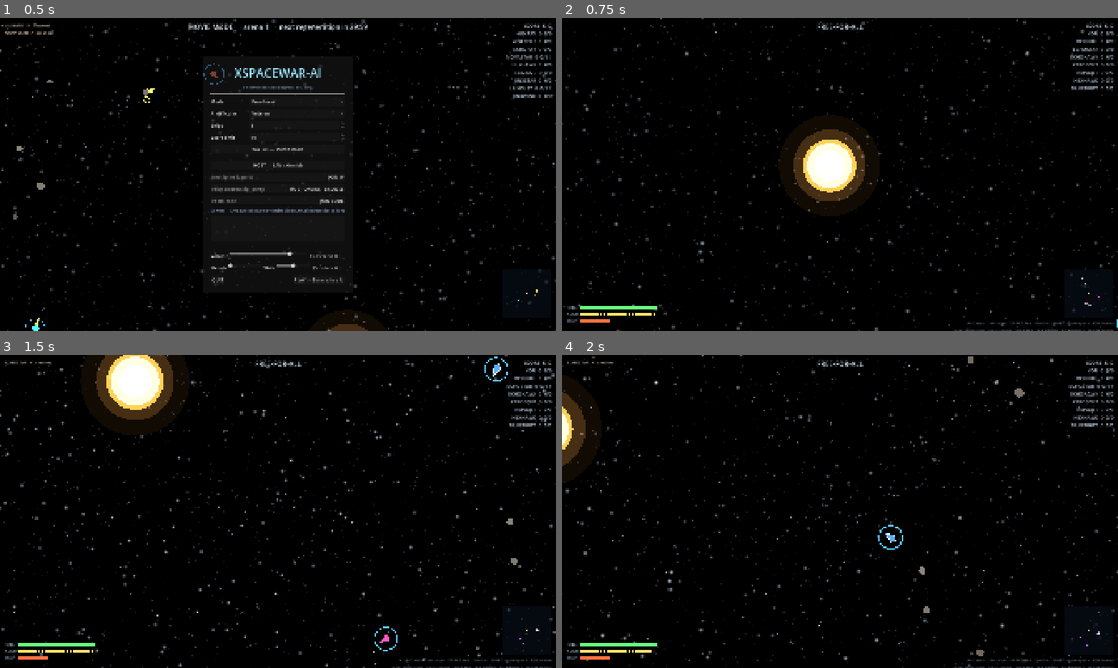
Above: before the commit, frames 1-4 (two rows, left to right).
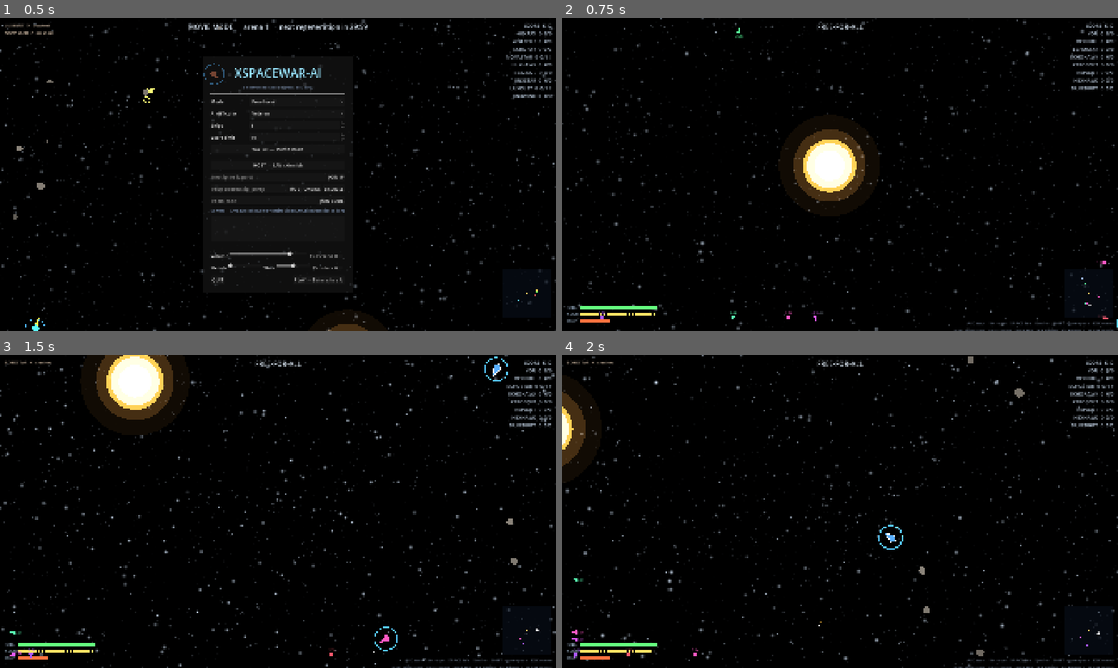
Above: after the commit, the same moments.

Repository: CryptoJones/XSpaceWar-AI
Game: Godot game, scene res://src/ui/main.tscn
Same seed, same stepped clock (60 frames per second), same inputs: the game is played once before the commit and once after it.
Inputs (mouse positions are in pixels of both pictures, inside the frame that each line leads up to):
- Up to frame 1 (0.5 s): no input
- Up to frame 2 (0.75 s): click "PLAY — Skirmish vs AI" at 0.5 s
- Up to frame 3 (1.5 s): tap Enter at 1.25 s; move the mouse to (400, 495) at 1.27 s; hold D from 1.28 s (still down); hold Enter from 1.28 s (still down); click (400, 495) at 1.42 s
- Up to frame 4 (2 s): keep holding D; keep holding Enter; tap Space at 1.52 s

Frame 1 is identical in both runs. In frame 2, 0.1% of the frame differs, in the area x 6-99%, y 3-97%; in frame 3, less than 0.1%; in frame 4, 0.1%.

Commit message:
HUD: off-screen ship indicators (edge arrows with distance)
With the 10x arena, fights can be anywhere — arrows at the screen edge
point to every off-screen ship: enemies bright with a distance tag,
teammates dimmed. Skirmish only (movie mode's action camera already
frames the fight).

Co-Authored-By: Claude Fable 5 <noreply@anthropic.com>

Diff:
--- a/src/ui/hud.gd
+++ b/src/ui/hud.gd
@@ -12,6 +12,7 @@
 var _bars: Control
 var _feed_label: Label
 var _radar: Control
+var _arrows: Control
 var _feed: Array[Dictionary] = []   ## {"t": text, "ttl": seconds}
 var _seen_tick := -1
 var _seen_gen := -1
@@ -59,6 +60,12 @@
 	_feed_label.position = Vector2(16, 14)
 	add_child(_feed_label)
 
+	_arrows = Control.new()
+	_arrows.set_anchors_preset(Control.PRESET_FULL_RECT)
+	_arrows.mouse_filter = Control.MOUSE_FILTER_IGNORE
+	_arrows.draw.connect(_draw_arrows)
+	add_child(_arrows)
+
 	_radar = Control.new()
 	_radar.set_anchors_preset(Control.PRESET_BOTTOM_RIGHT)
 	_radar.grow_horizontal = Control.GROW_DIRECTION_BEGIN
@@ -87,6 +94,7 @@
 	_update_scoreboard()
 	_update_feed(dt)
 	_radar.queue_redraw()
+	_arrows.queue_redraw()
 	var human := session.human_ship()
 	_bars.visible = human != null
 	_hint.visible = human != null
@@ -171,6 +179,41 @@
 			var c := WorldView.ship_color(s)
 			_radar.draw_circle(mp, 2.2, Color(c.r, c.g, c.b, 0.5 if off_view else 1.0))
 
+## Edge arrows pointing at off-screen ships (skirmish only): the 10x arena
+## means fights can be anywhere — these keep them findable without staring
+## at the radar. Enemies draw bright with a distance tag, teammates dim.
+func _draw_arrows() -> void:
+	var world := session.world if session != null else null
+	if world == null or session.human_ship_id < 0:
+		return
+	var human := session.human_ship()
+	if human == null:
+		return
+	var xform := _arrows.get_viewport().get_canvas_transform()
+	var size := _arrows.size
+	var margin := 46.0
+	for s in world.ships:
+		if not s.alive or s.id == session.human_ship_id:
+			continue
+		var sp := xform * s.pos
+		if sp.x >= 0.0 and sp.y >= 0.0 and sp.x <= size.x and sp.y <= size.y:
+			continue  # on screen already
+		var clamped := sp.clamp(Vector2(margin, margin), size - Vector2(margin, margin))
+		var dir := (sp - clamped).normalized()
+		var teammate := s.team != -1 and s.team == human.team
+		var c := WorldView.ship_color(s)
+		if teammate:
+			c.a = 0.35
+		var tip := clamped + dir * 12.0
+		var perp := Vector2(-dir.y, dir.x) * 7.0
+		_arrows.draw_colored_polygon(
+			PackedVector2Array([tip, clamped - dir * 4.0 + perp, clamped - dir * 4.0 - perp]), c)
+		if not teammate:
+			var dist := human.pos.distance_to(s.pos)
+			_arrows.draw_string(ThemeDB.fallback_font, clamped - dir * 16.0 + Vector2(-18, 5),
+				"%.1fk" % (dist / 1000.0), HORIZONTAL_ALIGNMENT_CENTER, 38, 12,
+				Color(c.r, c.g, c.b, 0.8))
+
 func _radar_map(p: Vector2, center: Vector2, size: Vector2) -> Vector2:
 	return ((p - center) / RADAR_WORLD_SPAN + Vector2(0.5, 0.5)) * size
 
